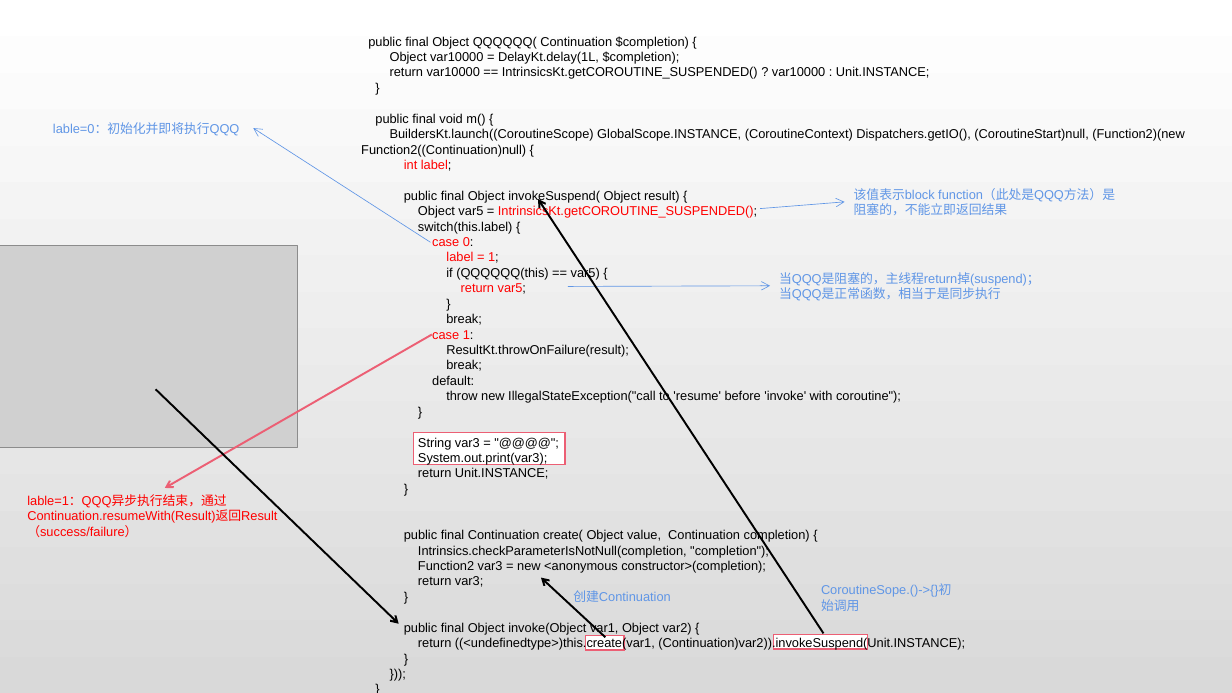
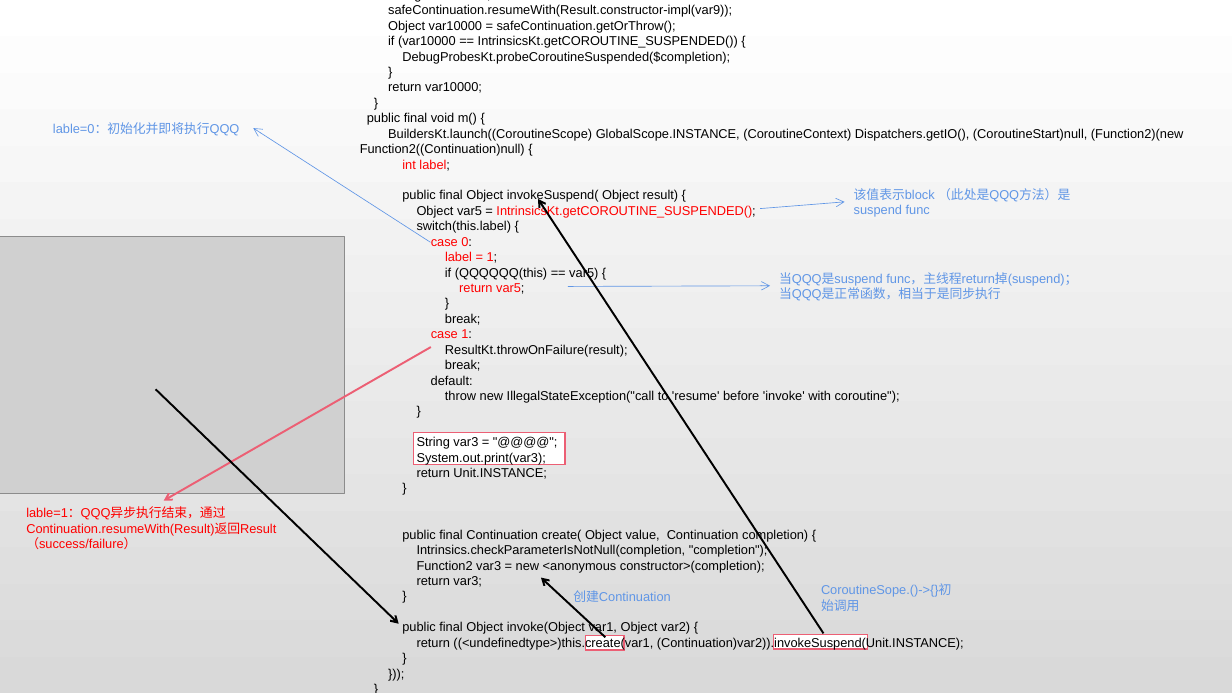
Before and after one commit to RhythmCoderZZF/MyStudySummary, a slide deck: slide 5 of kotlin/coroutine/_1coroutine核心.pptx. Drawn at 1232x693 pixels with LibreOffice and Linux fonts; fonts in the diff are those of the drawing; grey boxes stand for pictures. Boxes give left, top, right and bottom in pixels: in the first picture for what was removed or moved away, otherwise in the second. Text is boxed around its words. In the diff, an @@ line names an element or a change of style, - is before the commit and + after.

```diff
--- a/kotlin/coroutine/_1coroutine核心.pptx
+++ b/kotlin/coroutine/_1coroutine核心.pptx
@@ text "public final Object QQQQQQ( Continuation ...": place and size @@
-text "public final Object QQQQQQ( Continuation ..." at box(361, 36, 1184, 650)
+text "public final Object QQQQQQ( Continuation ..." at box(360, 4, 1183, 650)
@@ text at box(388, 4, 738, 93): text changed @@
-Object var10000 = DelayKt.delay(1L, $completion);
-return var10000 == IntrinsicsKt.getCOROUTINE_SUSPENDED() ? var10000 : Unit.INSTANCE;
+SafeContinuation safeContinuation = new SafeContinuation(IntrinsicsKt.intercepted($completion));
+String var9 = "ok";
+safeContinuation.resumeWith(Result.constructor-impl(var9));
+Object var10000 = safeContinuation.getOrThrow();
+if (var10000 == IntrinsicsKt.getCOROUTINE_SUSPENDED()) {
+DebugProbesKt.probeCoroutineSuspended($completion);
+}
+return var10000;
@@ text at box(854, 188, 1070, 217): text changed @@
-该值表示block function（此处是QQQ方法）是阻塞的，不能立即返回结果
+该值表示block （此处是QQQ方法）是suspend func
@@ picture: place and size @@
-picture at box(0, 246, 298, 447)
+picture at box(0, 237, 345, 494)
@@ text at box(779, 272, 1077, 286): text changed @@
-当QQQ是阻塞的，主线程return掉(suspend)；
+当QQQ是suspend func，主线程return掉(suspend)；
@@ arrow moved from (432, 335) - (165, 488) to (431, 348) - (164, 501) @@
@@ text "lable=1：QQQ异步执行结束，通过Continuation.resumeWith(Result)返回Result（ ...": place and size @@
-text "lable=1：QQQ异步执行结束，通过Continuation.resumeWith(Result)返回Result（ ..." at box(27, 495, 277, 537)
+text "lable=1：QQQ异步执行结束，通过Continuation.resumeWith(Result)返回Result（ ..." at box(26, 507, 276, 549)
```
Also in this commit, not shown: 2 other slides changed, 1 other file.
